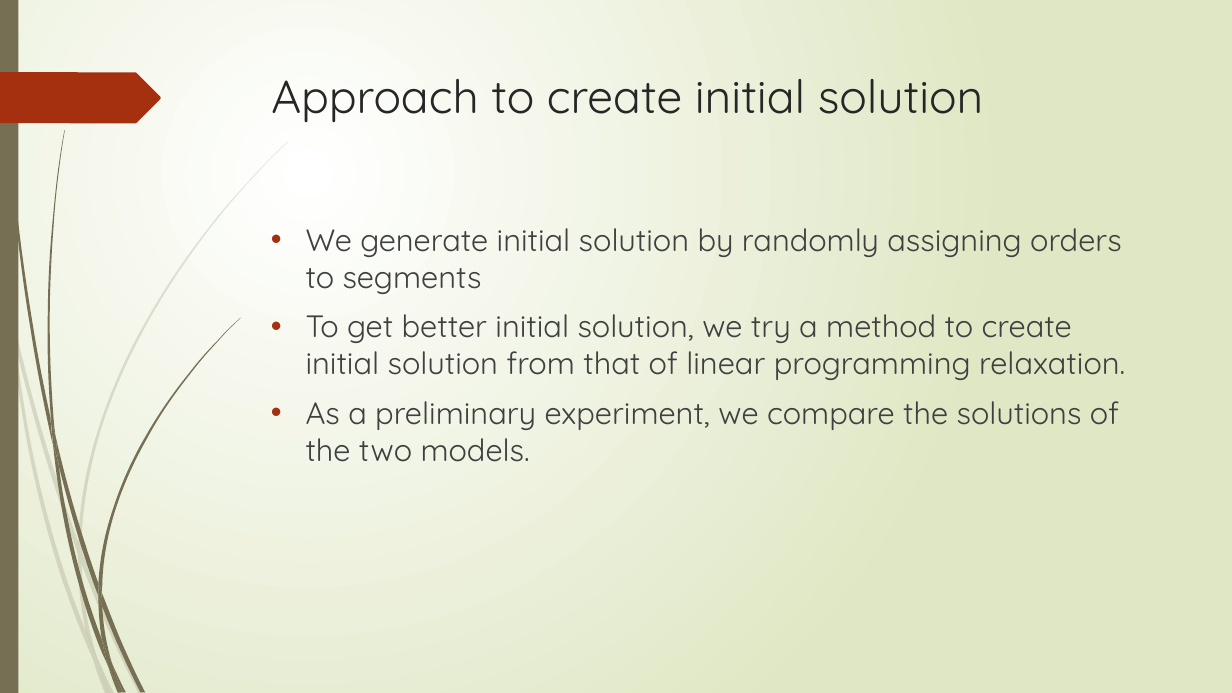
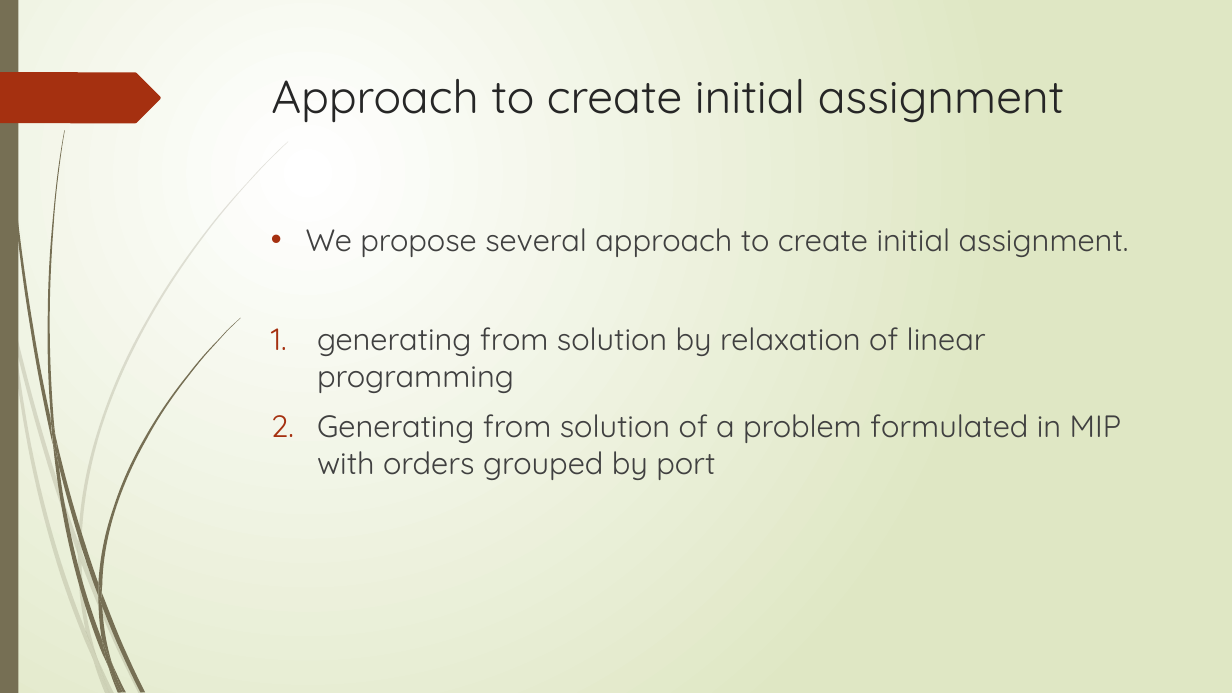
Before and after one commit to r-kurosu/kline_new, a slide deck: slide 45 of 竹田_修論発表.pptx (slide 48 before the commit). Drawn at 1232x693 pixels with LibreOffice and Linux fonts; fonts in the diff are those of the drawing. Boxes give left, top, right and bottom in pixels: in the first picture for what was removed or moved away, otherwise in the second. Text is boxed around its words. In the diff, an @@ line names an element or a change of style, - is before the commit and + after.

```diff
--- a/竹田_修論発表.pptx
+++ b/竹田_修論発表.pptx
@@ title at (271,79,1065,123): text changed @@
-Approach to create initial solution
+Approach to create initial assignment
@@ text at (306,228,1129,480): text changed @@
-• We generate initial solution by randomly assigning orders to segments
-• To get better initial solution, we try a method to create initial solution from that of linear programming relaxation.
-• As a preliminary experiment, we compare the solutions of the two models.
+• We propose several approach to create initial assignment.
+1. generating from solution by relaxation of linear programming
+2. Generating from solution of a problem formulated in MIP with orders grouped by port
```
Also in this commit, not shown: 2 other slides changed, 1 slide added.
